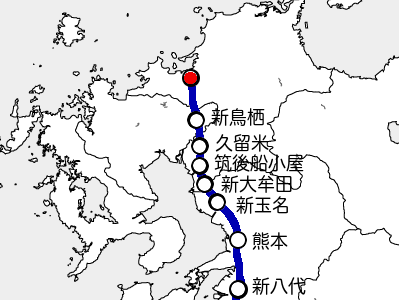
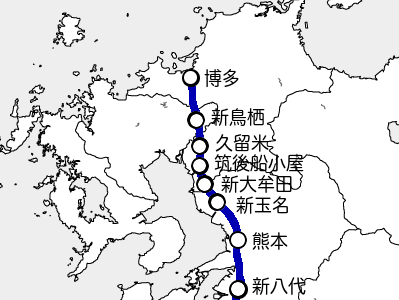
Layer changes from the first 399×300 image to the second:
hid "1" over [184, 72, 197, 84]
showed "博多" over [204, 69, 239, 88]
